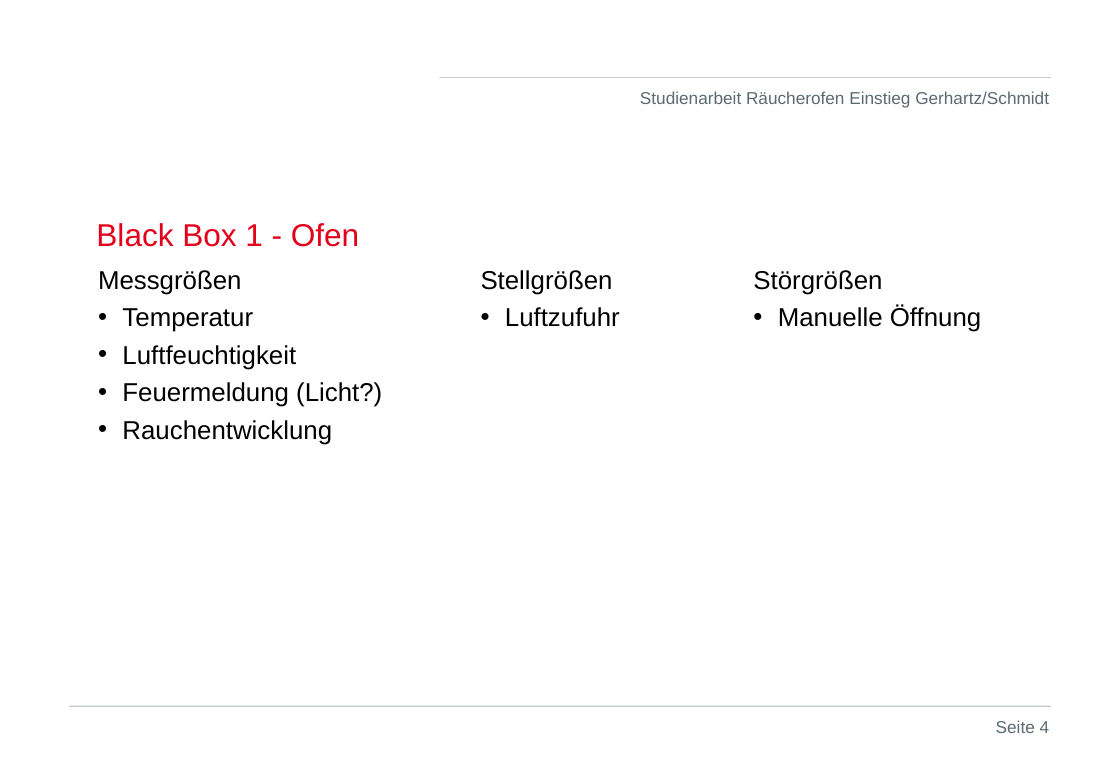
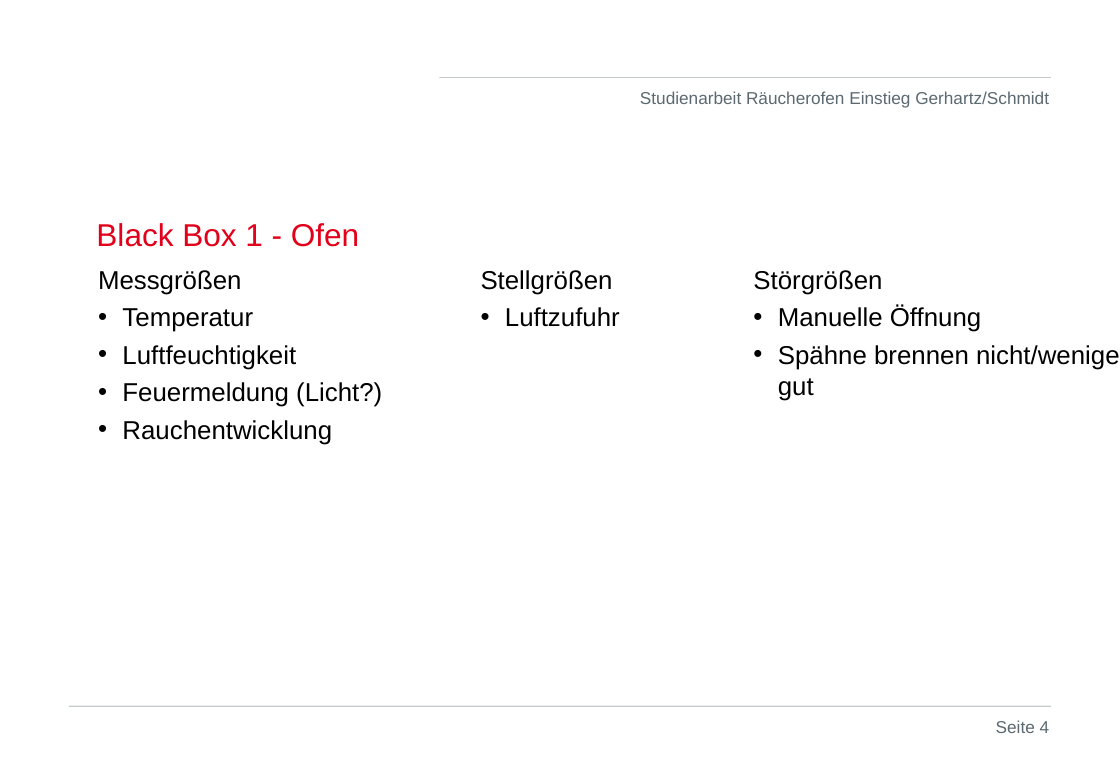
Before and after one commit to stege00/Raeucherofen, a slide deck: slide 4 of 05_Dokumente_DHBW/Präsentationen/KW40_2021_Studienarbeit_Gerhartz_Schmidt_Einstieg.ppt. Drawn at 1120x775 pixels with LibreOffice and Linux fonts; fonts in the diff are those of the drawing; background and template pictures are left out. Boxes give left, top, right and bottom in pixels: in the first picture for what was removed or moved away, otherwise in the second. Text is boxed around its words. In the diff, an @@ line names an element or a change of style, - is before the commit and + after.

```diff
--- a/05_Dokumente_DHBW/Präsentationen/KW40_2021_Studienarbeit_Gerhartz_Schmidt_Einstieg.ppt
+++ b/05_Dokumente_DHBW/Präsentationen/KW40_2021_Studienarbeit_Gerhartz_Schmidt_Einstieg.ppt
@@ text at (x1=778, y1=345, x2=1120, y2=401): paragraph added @@
+• Spähne brennen nicht/weniger gut
```
Also in this commit, not shown: 4 other slides changed.
